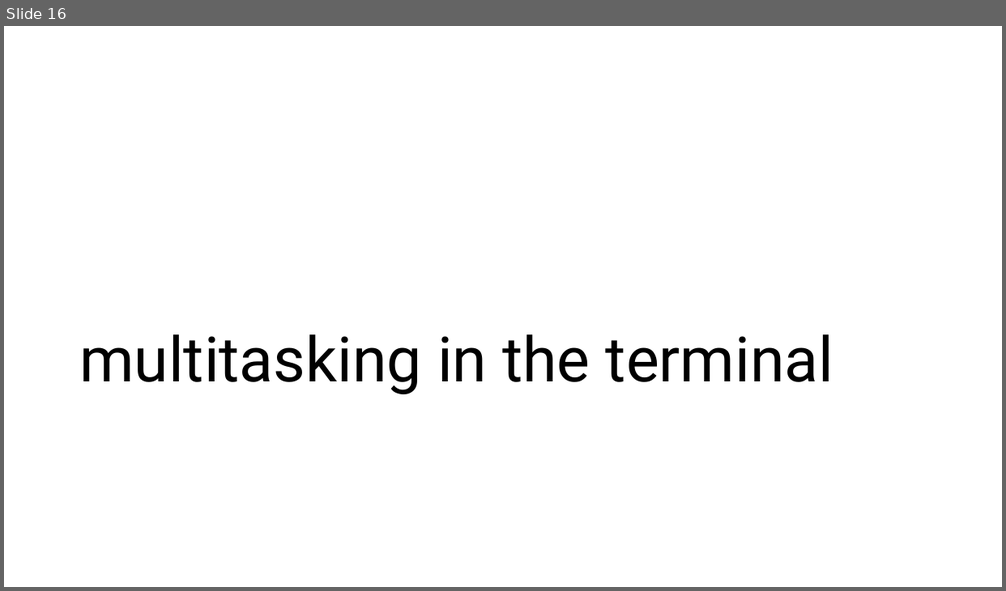
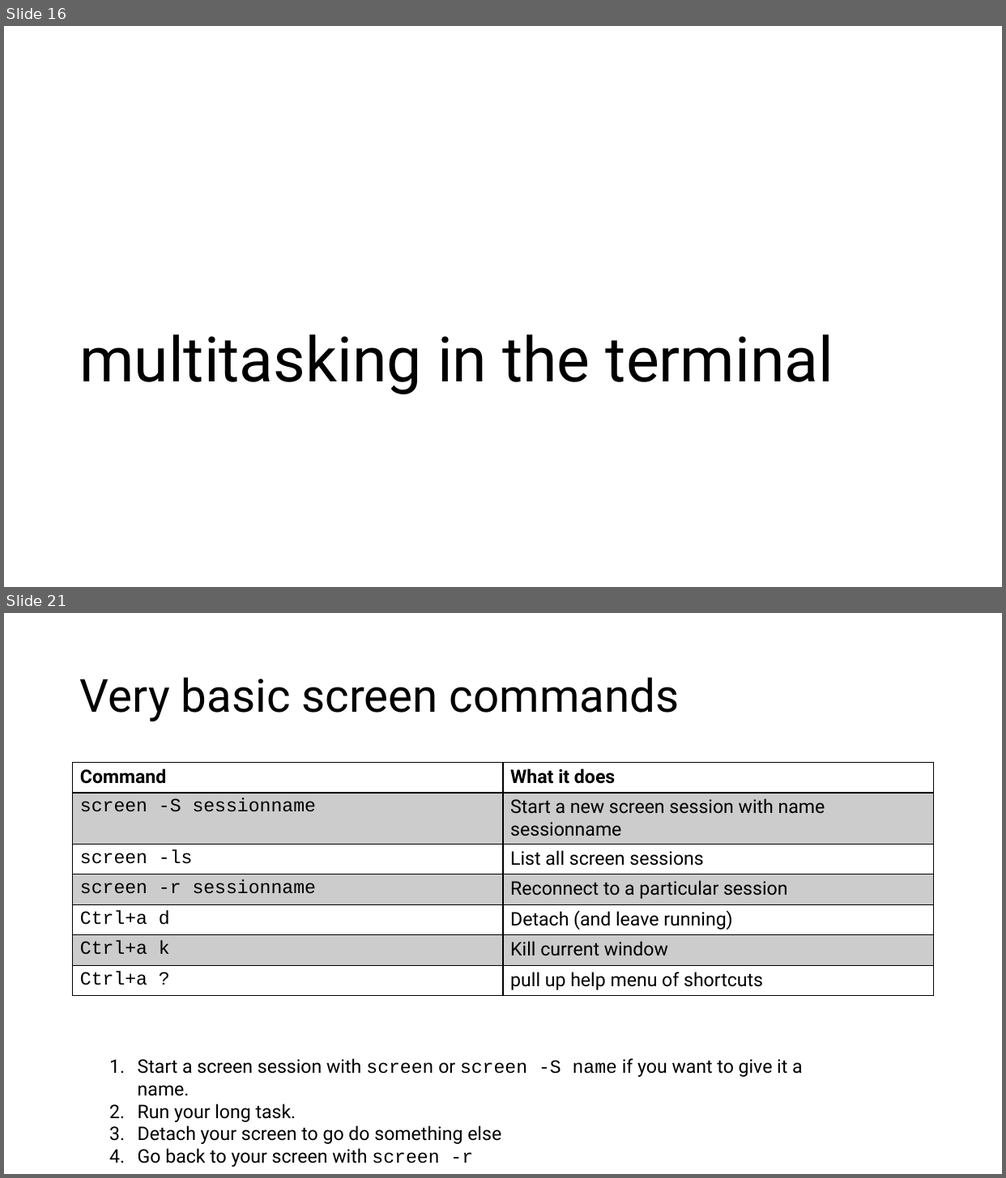
Before and after one commit to harvardinformatics/short-trainings, a slide deck: cmd-line-101/cmdline_tips_draft.pptx. Shown one above the other, each under a label of ours: slide 16 before the commit, slides 16 and 21 after it; the slides between them are not shown. The pictures are 1006x591 and 1006x1178 pixels, drawn with LibreOffice and Linux fonts; fonts in the diff are those of the drawing. Boxes give left, top, right and bottom in pixels: in the first picture for what was removed or moved away, otherwise in the second. Text is boxed around its words. In the diff, an @@ line names an element or a change of style, - is before the commit and + after.

```diff
--- a/cmd-line-101/cmdline_tips_draft.pptx
+++ b/cmd-line-101/cmdline_tips_draft.pptx
@@ slide 21 added at (x1=4, y1=613, x2=1002, y2=1174), background #FFFFFF @@
@@ title added at (x1=80, y1=677, x2=679, y2=722), 44 pt, text #000000 @@
+Very basic screen commands
@@ table added at (x1=73, y1=763, x2=934, y2=994), 7 rows, 2 columns @@
+Command | What it does
+screen -S sessionname | Start a new screen session with name sessionname
+screen -ls | List all screen sessions
+screen -r sessionname | Reconnect to a particular session
+Ctrl+a d | Detach (and leave running)
+Ctrl+a k | Kill current window
+Ctrl+a ? | pull up help menu of shortcuts
@@ text added at (x1=138, y1=1059, x2=803, y2=1167), 18 pt, text #000000 @@
+1. Start a screen session with screen or screen -S name if you want to give it a name.
+2. Run your long task.
+3. Detach your screen to go do something else
+4. Go back to your screen with screen -r
```
Also in this commit, not shown: 13 slides changed, 1 other slide added.
